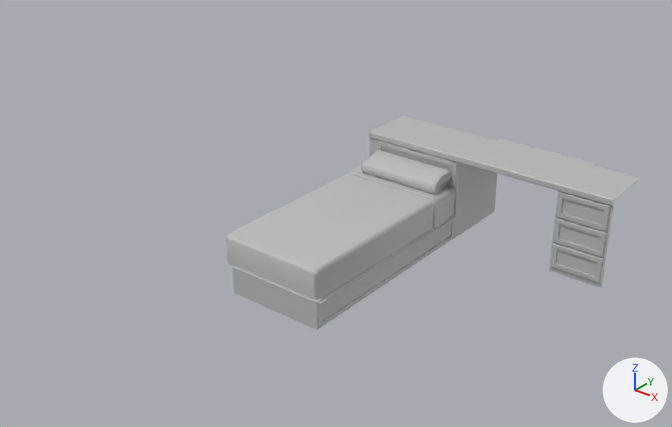
The FBX model Assets/Mesh/MUEBLES.fbx as it was, and as the next commit left it.
Camera for both pictures: a 50 mm camera at (4.07, -3.39, 4.41) aimed at (-0.31, 2.09, 1.01). Lighting does not change. The marker at lower right points along +X, +Y and +Z. Where no turn or scale is listed for an object, it has been applied to the vertices.

Names of what the first picture shows: 'MUEBLES'.
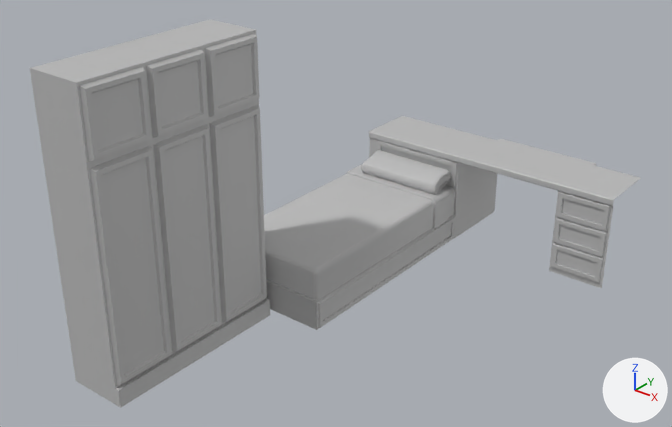
Edits to the bpy script that builds the scene:
```text
Change me_mesh:
    used by ob_muebles; location = (0.0, 0.0, 0.0)
    remove me_mesh.from_pydata(...)  # 312 vertices, 275 faces; spans x -1.4..1.31, y 1.82..4.83, z -0.01..0.92
    add me_mesh.from_pydata(...)  # 434 vertices, 386 faces; spans x -1.4..1.31, y 0.08..4.83, z -0.03..2.55
    me_mesh part 1: a new loose piece of 122 vertices spanning x -1.36..-0.81, y 0.08..1.77, z -0.03..2.55, in mat_muebles_mat (grey #bcbcbc)
```

Boxes [x1, y1, x2, y2] around the edits, measured in the pictures (672 x 427 px):
'MUEBLES', reshaped (47% wider, 81% taller): before [226, 116, 640, 330]; after [30, 20, 640, 408]
part 1 of me_mesh, added: after [30, 20, 270, 408]
